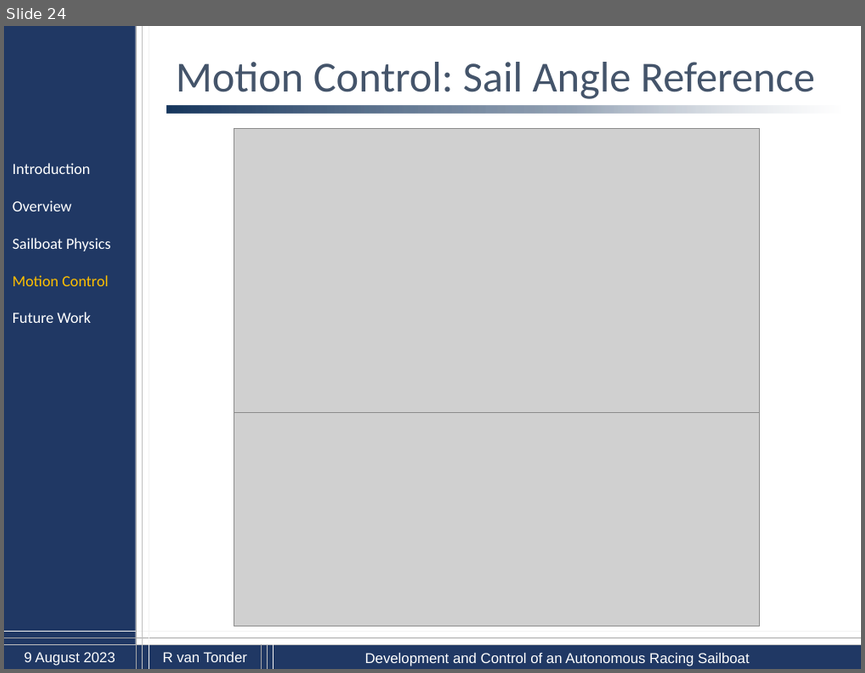
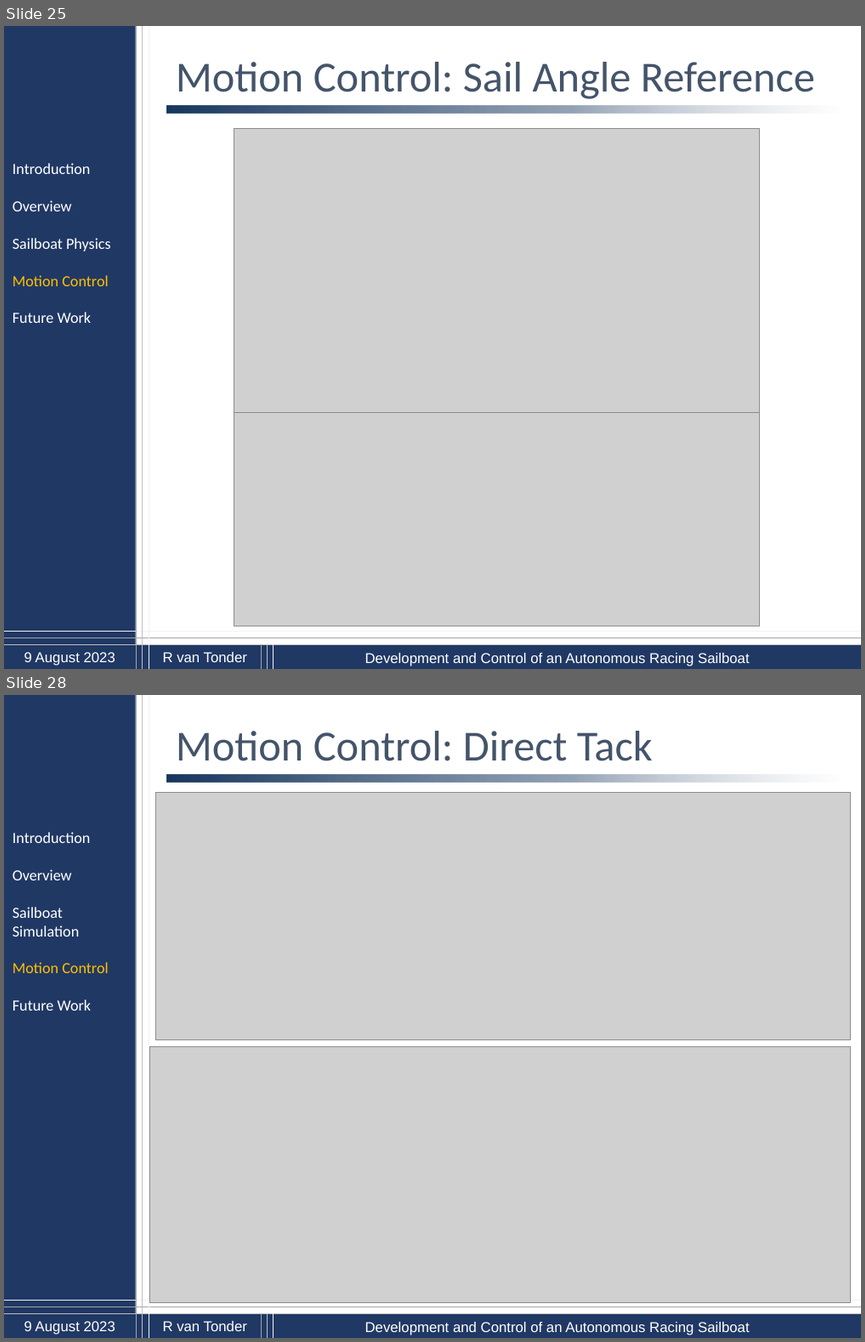
Before and after one commit to 22569596/MEng, a slide deck: Presentations/sailboat_Slides.pptx. Shown one above the other, each under a label of ours: slide 24 before the commit, slides 25 and 28 after it; the slides between them are not shown. The pictures are 865x673 and 865x1342 pixels, drawn with LibreOffice and Linux fonts; fonts in the diff are those of the drawing; grey boxes stand for pictures; background and template pictures are left out. Boxes give left, top, right and bottom in pixels: in the first picture for what was removed or moved away, otherwise in the second. Text is boxed around its words. In the diff, an @@ line names an element or a change of style, - is before the commit and + after.

Commit message:
Added to direck and indirect Tack

```diff
--- a/Presentations/sailboat_Slides.pptx
+++ b/Presentations/sailboat_Slides.pptx
@@ slide 28 added at bbox=[4, 695, 861, 1338], background #FFFFFF; not listed: 15 template elements that a slide beside it also shows @@
@@ text added at bbox=[176, 731, 653, 761], 36 pt, text #44546A @@
+Motion Control: Direct Tack
@@ picture added at bbox=[156, 792, 851, 1039] @@
@@ text added at bbox=[12, 832, 108, 1010], 13 pt, text #FFFFFF @@
+Introduction
+Overview
+Sailboat Simulation
+Motion Control
+Future Work
@@ picture added at bbox=[149, 1046, 851, 1303] @@
@@ what was slide 24 is now slide 25 @@
```
Also in this commit, not shown: 26 slides changed, 1 other slide added.
